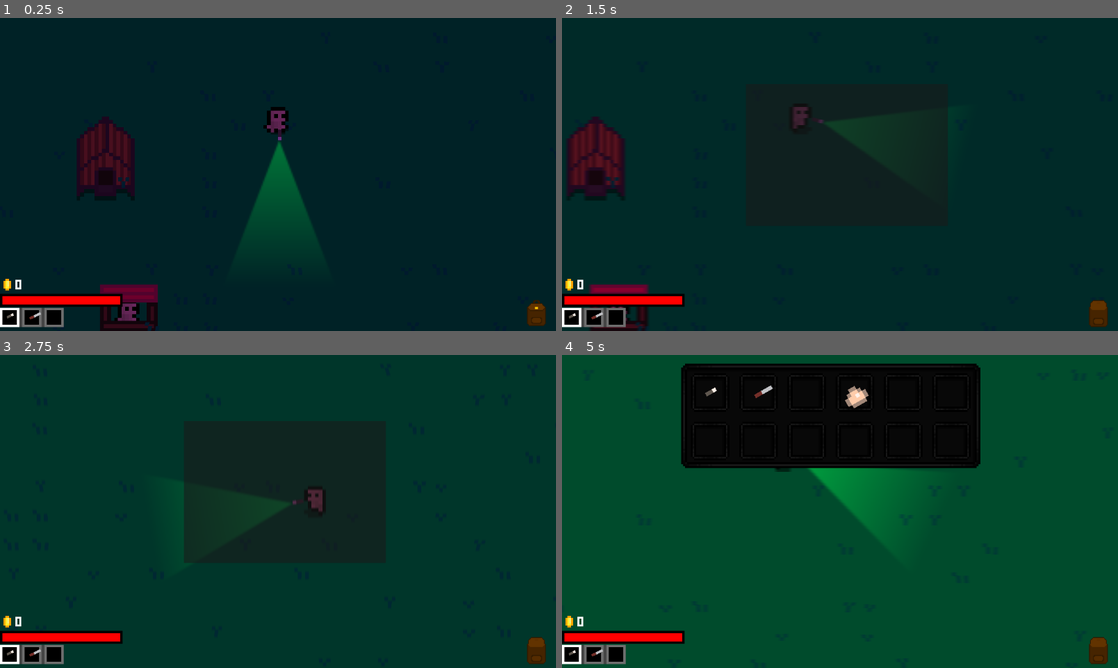
Above: before the commit, frames 1-4 (two rows, left to right).
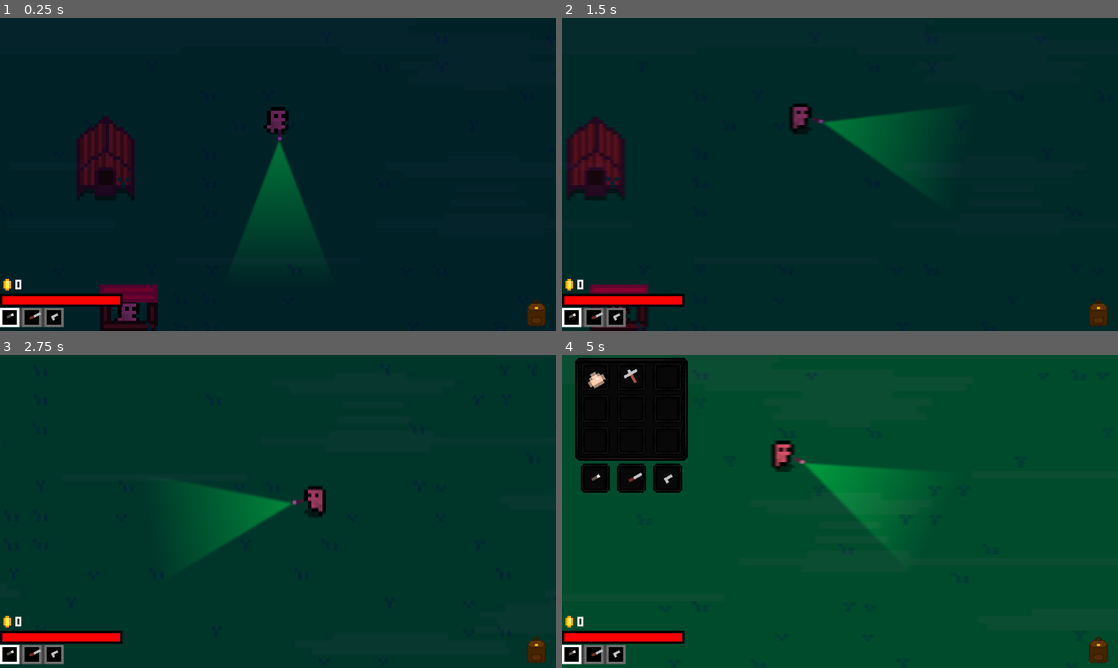
Above: after the commit, the same moments.

Repository: ArandomPsi/farmingsim
Game: Godot game, scene res://scenes/map/map.tscn
Two runs of this game, one before a commit and one after it. Both use one fixed random seed, a clock stepped at 60 frames per second and the inputs below. The project has no main scene, so this scene is started directly.
Inputs (mouse positions are in pixels of both pictures, inside the frame that each line leads up to):
- Up to frame 1 (0.25 s): no input
- Up to frame 2 (1.5 s): click "TAB" at 0.5 s; tap Enter at 1.25 s; move the mouse to (962, 158) at 1.27 s; press the mouse at (962, 158) at 1.28 s; hold D (right) from 1.28 s (still down)
- Up to frame 3 (2.75 s): move the mouse to (166, 527) at 2.02 s; release D (right) at 2.03 s; release the mouse at (166, 527) at 2.03 s; hold S (down) from 2.03 s (still down); right-click (166, 527) at 2.1 s; click (166, 527) at 2.3 s
- Up to frame 4 (5 s): move the mouse to (895, 442) at 2.77 s; release S (down) at 2.78 s; hold D (right) 2.78-3.53 s; hold Q (edit) 2.78-3.53 s; click (895, 442) at 3.05 s; move the mouse to (812, 574) at 3.52 s; hold W (up) 3.53-4.28 s; tap E (interact) at 3.6 s; click (812, 574) at 3.8 s; move the mouse to (1006, 558) at 4.27 s; press the mouse at (1006, 558) at 4.28 s; hold A (left) from 4.28 s (still down); tap Tab (openinventory) at 4.9 s

The runs differ from the first frame. In frame 1, less than 0.1% of the frame differs, in the area x 9-11%, y 94-97%; in frame 2, 2.6%; in frame 3, 3.0%; in frame 4, 25%, in the area x 2-99%, y 0-99%.

Commit message:
changed inventory a bit
bla bla bla

Diff:
--- /dev/null
+++ b/assets/inventoryresources/pickaxe.tres
@@ -0,0 +1,10 @@
+[gd_resource type="Resource" script_class="invitem" load_steps=3 format=3 uid="uid://cj2kbvbg0l4qu"]
+
+[ext_resource type="Script" uid="uid://crrj4roi22rhi" path="res://script/inventory/inventoryitem.gd" id="1_4d34m"]
+[ext_resource type="Texture2D" uid="uid://ceye3fmr6gc6j" path="res://assets/playerstuff/picaxe.png" id="2_4a5qr"]
+
+[resource]
+script = ExtResource("1_4d34m")
+name = "pickaxe"
+texture = ExtResource("2_4a5qr")
+metadata/_custom_type_script = "uid://crrj4roi22rhi"
--- a/assets/inventoryresources/playerinventory.tres
+++ b/assets/inventoryresources/playerinventory.tres
@@ -1,12 +1,14 @@
-[gd_resource type="Resource" script_class="inventory" load_steps=6 format=3 uid="uid://d0s8ix1acjygb"]
+[gd_resource type="Resource" script_class="inventory" load_steps=8 format=3 uid="uid://d0s8ix1acjygb"]
 
 [ext_resource type="Script" uid="uid://crrj4roi22rhi" path="res://script/inventory/inventoryitem.gd" id="1_wx8oq"]
 [ext_resource type="Resource" uid="uid://bu6c0x7fgdrxr" path="res://assets/inventoryresources/flashlight.tres" id="2_e1hjy"]
 [ext_resource type="Resource" uid="uid://o1y0gtjj2j4e" path="res://assets/inventoryresources/dagger.tres" id="3_wx8oq"]
+[ext_resource type="Resource" uid="uid://cn588ma2hxp5c" path="res://assets/inventoryresources/glock.tres" id="4_fyvoc"]
 [ext_resource type="Resource" uid="uid://cytmg2o00ayey" path="res://assets/inventoryresources/basicegg.tres" id="4_wx8oq"]
 [ext_resource type="Script" uid="uid://hbo17umc4rvp" path="res://script/inventory/inventory.gd" id="5_qnkbh"]
+[ext_resource type="Resource" uid="uid://cj2kbvbg0l4qu" path="res://assets/inventoryresources/pickaxe.tres" id="6_g5q63"]
 
 [resource]
 script = ExtResource("5_qnkbh")
-items = Array[ExtResource("1_wx8oq")]([ExtResource("2_e1hjy"), ExtResource("3_wx8oq"), null, ExtResource("4_wx8oq"), null, null, null, null, null, null, null, null])
+items = Array[ExtResource("1_wx8oq")]([ExtResource("2_e1hjy"), ExtResource("3_wx8oq"), ExtResource("4_fyvoc"), ExtResource("4_wx8oq"), ExtResource("6_g5q63"), null, null, null, null, null, null, null])
 metadata/_custom_type_script = "uid://hbo17umc4rvp"
--- a/scenes/map/map.tscn
+++ b/scenes/map/map.tscn
@@ -65,18 +65,6 @@
 physics_layer_0/collision_layer = 1
 sources/1 = SubResource("TileSetAtlasSource_mrjnl")
 
-[sub_resource type="ShaderMaterial" id="ShaderMaterial_g8l4j"]
-shader = ExtResource("2_rqo2c")
-shader_parameter/wind_dir_angle = 0.0
-shader_parameter/wind_speed = 100.0
-shader_parameter/use_wind_gusts = false
-shader_parameter/patch_width_px = 300.0
-shader_parameter/patch_height_px = 10.0
-shader_parameter/pixel_size_px = 1.0
-shader_parameter/rotation_degrees = -15.0
-shader_parameter/threshold = 0.6
-shader_parameter/opacity = 0.1
-
 [sub_resource type="FastNoiseLite" id="FastNoiseLite_6fk1w"]
 
 [sub_resource type="NoiseTexture2D" id="NoiseTexture2D_s36se"]
@@ -109,6 +97,18 @@
 tile_size = Vector2i(8, 8)
 sources/1 = SubResource("TileSetAtlasSource_mxay4")
 
+[sub_resource type="ShaderMaterial" id="ShaderMaterial_g8l4j"]
+shader = ExtResource("2_rqo2c")
+shader_parameter/wind_dir_angle = 0.0
+shader_parameter/wind_speed = 30.0
+shader_parameter/use_wind_gusts = false
+shader_parameter/patch_width_px = 300.0
+shader_parameter/patch_height_px = 10.0
+shader_parameter/pixel_size_px = 1.0
+shader_parameter/rotation_degrees = 0.0
+shader_parameter/threshold = 0.7
+shader_parameter/opacity = 0.05
+
 [sub_resource type="RectangleShape2D" id="RectangleShape2D_6m7oc"]
 size = Vector2(2323, 20)
 
@@ -125,23 +125,24 @@
 tile_map_data = PackedByteArray("AAAAAAAAAQAAAAAAAAAAAAEAAQAAAAAAAAAAAAIAAQAAAAAAAAAAAAMAAQAAAAAAAAAAAAQAAQAAAAAAAAAAAA …(98096 unchanged characters)…
 tile_set = SubResource("TileSet_rqo2c")
 
-[node name="temphud" type="CanvasLayer" parent="tiles"]
-visible = false
-
-[node name="ColorRect" type="ColorRect" parent="tiles/temphud"]
-material = SubResource("ShaderMaterial_g8l4j")
-offset_left = -1784.0
-offset_top = -1138.0
-offset_right = 3014.0
-offset_bottom = 1914.0
-mouse_filter = 2
-
 [node name="grasses" type="TileMapLayer" parent="tiles"]
 y_sort_enabled = true
 texture_filter = 1
 scale = Vector2(5, 5)
 tile_map_data = PackedByteArray("AAABAA4AAQAAAAAAAAADAA0AAQACAAAAAAAFAAYAAQACAAAAAAAFAAcAAQABAAAAAAAFAAgAAQAAAAAAAAAGAA …(9360 unchanged characters)…
 tile_set = SubResource("TileSet_6m7oc")
+
+[node name="overlay" type="Parallax2D" parent="."]
+top_level = true
+scroll_scale = Vector2(0, 0)
+
+[node name="ColorRect" type="ColorRect" parent="overlay"]
+material = SubResource("ShaderMaterial_g8l4j")
+offset_left = -546.0
+offset_top = -483.0
+offset_right = 4252.0
+offset_bottom = 2569.0
+mouse_filter = 2
 
 [node name="player" parent="." instance=ExtResource("6_uclq6")]
 position = Vector2(921, 148)
--- a/scenes/player/player.tscn
+++ b/scenes/player/player.tscn
@@ -15,6 +15,7 @@
 [ext_resource type="Texture2D" uid="uid://bvg3lpw471q5t" path="res://assets/playerstuff/shotgun.png" id="7_fm80t"]
 [ext_resource type="Texture2D" uid="uid://dwwqqwkjqbbgr" path="res://assets/playerstuff/sniper.png" id="8_ugbui"]
 [ext_resource type="Texture2D" uid="uid://pg231v0xrfbs" path="res://assets/playerstuff/uzi.png" id="9_lgqa7"]
+[ext_resource type="Texture2D" uid="uid://ceye3fmr6gc6j" path="res://assets/playerstuff/picaxe.png" id="10_cnsyf"]
 [ext_resource type="Texture2D" uid="uid://cisrtwb7d3fwm" path="res://assets/playerstuff/coin.png" id="10_h17s1"]
 [ext_resource type="FontFile" uid="uid://gb42dov6aoa5" path="res://assets/pico-8.ttf" id="11_je7p5"]
 [ext_resource type="Texture2D" uid="uid://c3xvr8hucoj4i" path="res://assets/Icons/Backpackicon.png" id="12_fcs02"]
@@ -151,6 +152,14 @@
 }, {
 "frames": [{
 "duration": 1.0,
+"texture": ExtResource("10_cnsyf")
+}],
+"loop": true,
+"name": &"pickaxe",
+"speed": 5.0
+}, {
+"frames": [{
+"duration": 1.0,
 "texture": ExtResource("7_fm80t")
 }],
 "loop": true,
@@ -301,7 +310,7 @@
 position = Vector2(21, 0)
 scale = Vector2(5, 5)
 sprite_frames = SubResource("SpriteFrames_p47bc")
-animation = &"basicegg"
+animation = &"pickaxe"
 
 [node name="light" type="PointLight2D" parent="pivot/guns"]
 position = Vector2(-22.3588, -0.4)
@@ -531,6 +540,7 @@
 text = "dagger"
 alignment = 0
 script = ExtResource("17_uf5tr")
+texture = "res://assets/inventoryicons/daggercolorpallate.png"
 costs = 200
 description = "A simple dagger that does high damage but has low range"
 
--- a/scenes/ui/inventoryui.tscn
+++ b/scenes/ui/inventoryui.tscn
@@ -23,13 +23,13 @@
 anchor_top = 0.5
 anchor_right = 0.5
 anchor_bottom = 0.5
-offset_left = -329.0
-offset_top = -306.0
-offset_right = -174.0
-offset_bottom = -252.0
+offset_left = -549.0
+offset_top = -318.0
+offset_right = -471.0
+offset_bottom = -247.0
 grow_horizontal = 2
 grow_vertical = 2
-scale = Vector2(4, 4)
+scale = Vector2(3, 3)
 texture = ExtResource("2_lgvsm")
 region_rect = Rect2(3760, 160, 48, 48)
 patch_margin_left = 20
@@ -37,9 +37,8 @@
 patch_margin_right = 20
 patch_margin_bottom = 20
 
-[node name="GridContainer" type="GridContainer" parent="NinePatchRect"]
+[node name="GridContainer" type="Control" parent="NinePatchRect"]
 layout_mode = 1
-anchors_preset = -1
 anchor_left = 0.006
 anchor_top = 0.033
 anchor_right = 1.0
@@ -48,56 +47,100 @@
 offset_top = 3.218
 grow_horizontal = 2
 grow_vertical = 2
-theme_override_constants/h_separation = 25
-theme_override_constants/v_separation = 25
-columns = 6
 
 [node name="slot" parent="NinePatchRect/GridContainer" node_paths=PackedStringArray("parent") instance=ExtResource("3_xqbms")]
 layout_mode = 2
+offset_top = 66.689
+offset_right = 0.0
+offset_bottom = 66.689
 parent = NodePath("../../..")
 
 [node name="slot2" parent="NinePatchRect/GridContainer" node_paths=PackedStringArray("parent") instance=ExtResource("3_xqbms")]
 layout_mode = 2
+offset_left = 25.0
+offset_top = 66.689
+offset_right = 25.0
+offset_bottom = 66.689
 parent = NodePath("../../..")
 
 [node name="slot3" parent="NinePatchRect/GridContainer" node_paths=PackedStringArray("parent") instance=ExtResource("3_xqbms")]
 layout_mode = 2
+offset_left = 50.0
+offset_top = 66.689
+offset_right = 50.0
+offset_bottom = 66.689
 parent = NodePath("../../..")
 
 [node name="slot4" parent="NinePatchRect/GridContainer" node_paths=PackedStringArray("parent") instance=ExtResource("3_xqbms")]
 layout_mode = 2
+offset_left = -0.222
+offset_top = -3.193
+offset_right = -0.222
+offset_bottom = -3.193
 parent = NodePath("../../..")
 
 [node name="slot5" parent="NinePatchRect/GridContainer" node_paths=PackedStringArray("parent") instance=ExtResource("3_xqbms")]
 layout_mode = 2
+offset_left = 24.778
+offset_top = -3.193
+offset_right = 24.778
+offset_bottom = -3.193
 parent = NodePath("../../..")
 
 [node name="slot6" parent="NinePatchRect/GridContainer" node_paths=PackedStringArray("parent") instance=ExtResource("3_xqbms")]
 layout_mode = 2
+offset_left = 49.778
+offset_top = -3.193
+offset_right = 49.778
+offset_bottom = -3.193
 parent = NodePath("../../..")
 
 [node name="slot7" parent="NinePatchRect/GridContainer" node_paths=PackedStringArray("parent") instance=ExtResource("3_xqbms")]
 layout_mode = 2
+offset_left = -0.222
+offset_top = 18.807
+offset_right = -0.222
+offset_bottom = 18.807
 parent = NodePath("../../..")
 
 [node name="slot8" parent="NinePatchRect/GridContainer" node_paths=PackedStringArray("parent") instance=ExtResource("3_xqbms")]
 layout_mode = 2
+offset_left = 24.778
+offset_top = 18.807
+offset_right = 24.778
+offset_bottom = 18.807
 parent = NodePath("../../..")
 
 [node name="slot9" parent="NinePatchRect/GridContainer" node_paths=PackedStringArray("parent") instance=ExtResource("3_xqbms")]
 layout_mode = 2
+offset_left = 49.778
+offset_top = 18.807
+offset_right = 49.778
+offset_bottom = 18.807
 parent = NodePath("../../..")
 
 [node name="slot10" parent="NinePatchRect/GridContainer" node_paths=PackedStringArray("parent") instance=ExtResource("3_xqbms")]
 layout_mode = 2
+offset_left = -0.222
+offset_top = 40.807
+offset_right = -0.222
+offset_bottom = 40.807
 parent = NodePath("../../..")
 
 [node name="slot11" parent="NinePatchRect/GridContainer" node_paths=PackedStringArray("parent") instance=ExtResource("3_xqbms")]
 layout_mode = 2
+offset_left = 24.778
+offset_top = 40.807
+offset_right = 24.778
+offset_bottom = 40.807
 parent = NodePath("../../..")
 
 [node name="slot12" parent="NinePatchRect/GridContainer" node_paths=PackedStringArray("parent") instance=ExtResource("3_xqbms")]
 layout_mode = 2
+offset_left = 49.778
+offset_top = 40.807
+offset_right = 49.778
+offset_bottom = 40.807
 parent = NodePath("../../..")
 
 [node name="phantomitemthingy" type="Sprite2D" parent="."]
--- a/script/player.gd
+++ b/script/player.gd
@@ -35,9 +35,7 @@
 
 func _ready() -> void:
 	global.player = self
-	$hud/Backpack.toggled.connect(_open_backpack) # HOLA SOY DORA
-	$hud/Backpack.mouse_entered.connect(_show_backpack_tab.bind(true)) # you can simplify this into single line of code but i think this is optimized idk you do what is best pls ty
-	$hud/Backpack.mouse_exited.connect(_show_backpack_tab.bind(false))
+
 	$hud/shop/ExitShop.pressed.connect(_exit_shop)
 
 
@@ -79,7 +77,7 @@
 
 		#pew pew
 		if Input.is_action_just_pressed("shoot"):
-			if currentweaponname == "dagger" and currentmagsize > 0:
+			if currentweaponname in ["dagger","pickaxe"]  and currentmagsize > 0:
 				pewpew()
 			elif currentmagsize > 0 and reloadingframes < 1:
 				pewpew()
@@ -151,7 +149,7 @@
 
 
 func talkingcontrols():
-
+	movedir = Vector2.ZERO
 	if not textqueue.is_empty():
 		$hud/text/text.text = textqueue[0]
 		if Input.is_action_just_pressed("interact"):
@@ -186,7 +184,7 @@
 
 	$hud/Panel/coinlabel.text = str(currency)
 	$hud/text.visible = textqueue.size() > 0
-	if not currentweaponname in ["flashlight", "dagger"] :
+	if not currentweaponname in ["flashlight", "dagger", "pickaxe"] :
 		$hud/bulletamount.text = str(currentmagsize) + "/" + str(magsizes[currentweapon-1])
 		$hud/bulletamount.visible = true
 	else:
@@ -271,7 +269,8 @@
 				var areas = $coopchecker.get_overlapping_areas()
 				b.position = areas[0].global_position
 				b.visible = false
-
+		"pickaxe":
+			$pivot/guns.rotation_degrees += 80 * $pivot/guns.scale.y
 
 
 
@@ -323,6 +322,7 @@
 		$pivot/guns.rotation_degrees -= 24 * ($pivot/guns.scale.y/5)
 	else:
 		$pivot/guns.rotation = lerp_angle($pivot/guns.rotation,0.0,0.15)
+
 
 
 	$pivot/guns/scope.visible = currentweaponname == "sniper" and not reloadingframes > 1
@@ -390,11 +390,7 @@
 	print(camera.zoom)
 	await tween.finished
 
-func _open_backpack(pressed : bool):
-	$hud/Backpack/Inv.visible = pressed
-	$hud/Backpack.release_focus()
-func _show_backpack_tab(hovered : bool):
-	$hud/Backpack/Label.visible = hovered
+
 func _exit_shop():
 	textqueue.clear()
 	$hud/shop.visible = false
--- a/shaders/grasswind.gdshader
+++ b/shaders/grasswind.gdshader
@@ -1,93 +1,90 @@
 shader_type canvas_item;
 
-uniform float wind_dir_angle = 0.0;       // wind direction in degrees clockwise from +x
-uniform float wind_speed = 100.0;         // speed of patch movement in pixels per second
-uniform bool  use_wind_gusts = false;      // toggle smooth speed variation
-uniform float patch_width_px = 300.0;     // horizontal size of noise patches
-uniform float patch_height_px = 10.0;     // vertical thickness of each band
-uniform float pixel_size_px : hint_range(1.0, 64.0, 1.0) = 1.0; // pixel snap size
-uniform float rotation_degrees = -15.0;   // rotation of patch bands
-uniform float threshold = 0.6;            // noise cutoff controlling patch density
-uniform float opacity = 0.1;              // alpha strength of visible patches
+uniform float wind_dir_angle = 0.0;
+uniform float wind_speed = 100.0;
+uniform bool  use_wind_gusts = false;
+uniform float patch_width_px = 300.0;
+uniform float patch_height_px = 10.0;
+uniform float pixel_size_px : hint_range(1.0, 64.0, 1.0) = 1.0;
+uniform float rotation_degrees = -15.0;
+uniform float threshold = 0.6;
+uniform float opacity = 0.1;
+
+varying vec2 world_pos;
+
+void vertex() {
+	world_pos = (MODEL_MATRIX * vec4(VERTEX, 0.0, 1.0)).xy;
+}
 
 float hash(vec2 p) {
-    // fast deterministic pseudo random per grid cell
-    return fract(sin(dot(p, vec2(127.1, 311.7))) * 43758.5453123);
+	return fract(sin(dot(p, vec2(127.1, 311.7))) * 43758.5453123);
 }
 
 float noise(vec2 p) {
-    // smooth value noise built from hashed grid corners
-    vec2 i = floor(p);
-    vec2 f = fract(p);
+	vec2 i = floor(p);
+	vec2 f = fract(p);
 
-    float a = hash(i);
-    float b = hash(i + vec2(1.0, 0.0));
-    float c = hash(i + vec2(0.0, 1.0));
-    float d = hash(i + vec2(1.0, 1.0));
+	float a = hash(i);
+	float b = hash(i + vec2(1.0, 0.0));
+	float c = hash(i + vec2(0.0, 1.0));
+	float d = hash(i + vec2(1.0, 1.0));
 
-    vec2 u = f * f * (3.0 - 2.0 * f);
+	vec2 u = f * f * (3.0 - 2.0 * f);
 
-    return mix(a, b, u.x)
-         + (c - a) * u.y * (1.0 - u.x)
-         + (d - b) * u.x * u.y;
+	return mix(a, b, u.x)
+		 + (c - a) * u.y * (1.0 - u.x)
+		 + (d - b) * u.x * u.y;
 }
 
 vec2 rotate(vec2 p, float angle_rad) {
-    // rotates coordinates around origin
-    float c = cos(angle_rad);
-    float s = sin(angle_rad);
-    return vec2(
-        p.x * c - p.y * s,
-        p.x * s + p.y * c
-    );
+	float c = cos(angle_rad);
+	float s = sin(angle_rad);
+
+	return vec2(
+		p.x * c - p.y * s,
+		p.x * s + p.y * c
+	);
 }
 
 void fragment() {
-    // screen uv converted into pixel space
-    vec2 p = SCREEN_UV / SCREEN_PIXEL_SIZE;
 
-    // convert angle to direction vector in y-down space
-    float wind_rad = radians(wind_dir_angle);
-    vec2 wind_dir = -vec2(cos(wind_rad), sin(wind_rad));
+	// WORLD SPACE POSITION
+	vec2 p = world_pos;
 
-    // animate noise sampling position
-	float wind_gust_speed = 1.0; // max extra speed fraction
-	float wind_gust_rate = 0.5;  // gust angular frequency
+	float wind_rad = radians(wind_dir_angle);
+	vec2 wind_dir = -vec2(cos(wind_rad), sin(wind_rad));
+
+	float wind_gust_speed = 1.0;
+	float wind_gust_rate = 0.5;
 
 	if (use_wind_gusts) {
-	    float phase = wind_gust_rate * TIME;
+		float phase = wind_gust_rate * TIME;
 
-	    float dist = wind_speed * TIME * (1.0 + 0.5 * wind_gust_speed)
-	               - wind_speed * (0.5 * wind_gust_speed / wind_gust_rate)
-	                 * cos(phase);
+		float dist = wind_speed * TIME * (1.0 + 0.5 * wind_gust_speed)
+				   - wind_speed * (0.5 * wind_gust_speed / wind_gust_rate)
+					 * cos(phase);
 
-	    p += wind_dir * dist;
+		p += wind_dir * dist;
 	} else {
-	    p += wind_dir * TIME * wind_speed;
+		p += wind_dir * TIME * wind_speed;
 	}
 
-    // rotate noise space to tilt patches
-    float angle = radians(rotation_degrees);
-    p = rotate(p, angle);
+	float angle = radians(rotation_degrees);
+	p = rotate(p, angle);
 
-    // enforce hard pixel snapping
-    p = floor(p / pixel_size_px) * pixel_size_px;
+	p = floor(p / pixel_size_px) * pixel_size_px;
 
-    // split space into horizontal bands
-    float band = floor(p.y / patch_height_px);
+	float band = floor(p.y / patch_height_px);
 
-    // noise stretched along x to form elongated patches
-    float x_noise = noise(vec2(p.x / patch_width_px, band * 0.25));
-    float band_noise = hash(vec2(band, 19.0));
-    float n = x_noise * 0.8 + band_noise * 0.2;
+	float x_noise = noise(vec2(p.x / patch_width_px, band * 0.25));
+	float band_noise = hash(vec2(band, 19.0));
+	float n = x_noise * 0.8 + band_noise * 0.2;
 
-    // binary mask deciding where patches appear
-    float mask = step(threshold, n);
+	float mask = step(threshold, n);
 
-    // sample base color including texture and tint
-    vec4 base = texture(TEXTURE, UV) * COLOR;
+	vec4 base = texture(TEXTURE, UV) * COLOR;
 
-    // reveal base color only inside patch mask
-    base.a *= mask * opacity;
-    COLOR = base;
+	base.a *= mask * opacity;
+
+	COLOR = base;
 }
Binary file added: assets/playerstuff/picaxe.png
Not shown, added: assets/playerstuff/picaxe.png.import
Not shown: 1 places in scenes/player/player.tscn that only renumber resources
